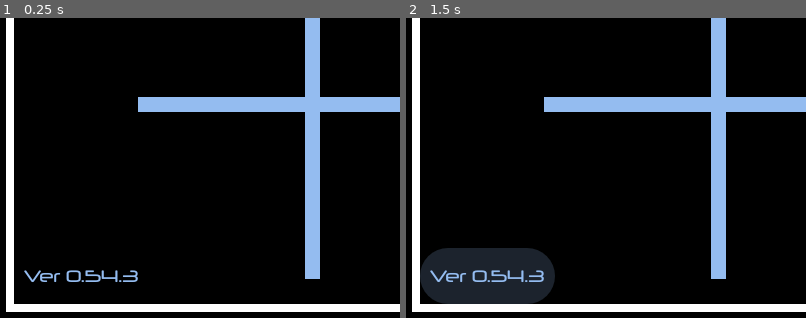
Above: before the commit, frames 1-2 (left to right).
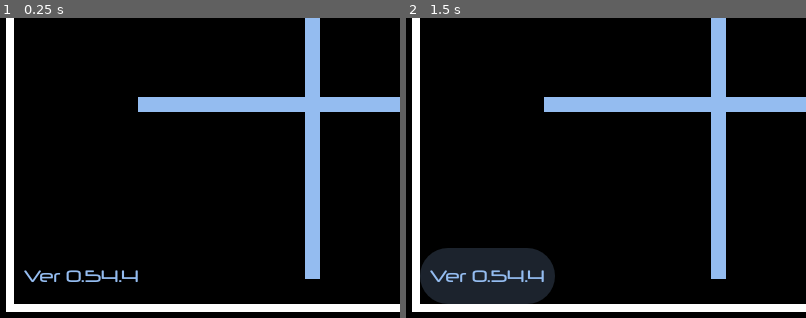
Above: after the commit, the same moments.

Repository: joshuafolkken/tic-tac-toe
Game: Godot game, scene res://scenes/main.tscn
Same seed, same stepped clock (60 frames per second), same inputs: the game is played once before the commit and once after it.
Inputs (mouse positions are % of the whole screen's width and height, from its top left):
- Up to frame 1 (0.25 s): no input
- Up to frame 2 (1.5 s): click (28, 21) at 0.52 s; click "Ver 0.54.3" (after the commit: "Ver 0.54.4") at 1.25 s
The pictures show only the part of the screen within x 0-50%, y 50-100%; the shares and areas given below are measured in that part.

The runs differ from the first frame. In frame 1, 0.1% of the frame differs, in the area x 30-35%, y 84-88%; in frame 2, 0.1%.

Commit message:
fix auto tag workflow #173

Diff:
--- a/project.godot
+++ b/project.godot
@@ -11,7 +11,7 @@
 [application]
 
 config/name="Tic Tac Toe"
-config/version="0.54.3"
+config/version="0.54.4"
 run/main_scene="res://scenes/main.tscn"
 config/features=PackedStringArray("4.3", "GL Compatibility")
 config/icon="res://icon.svg"
